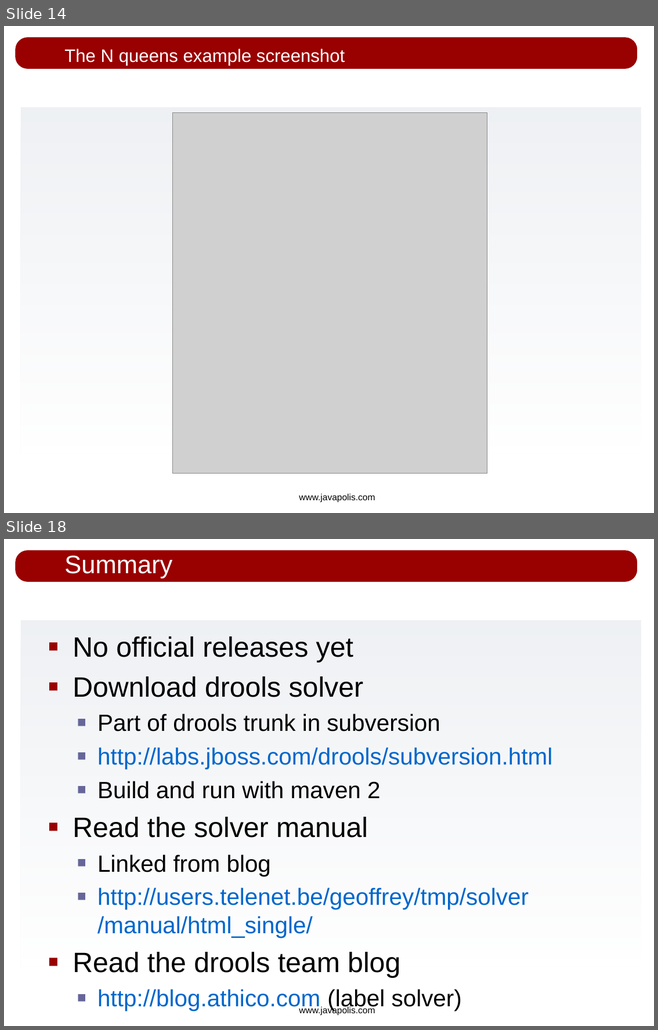
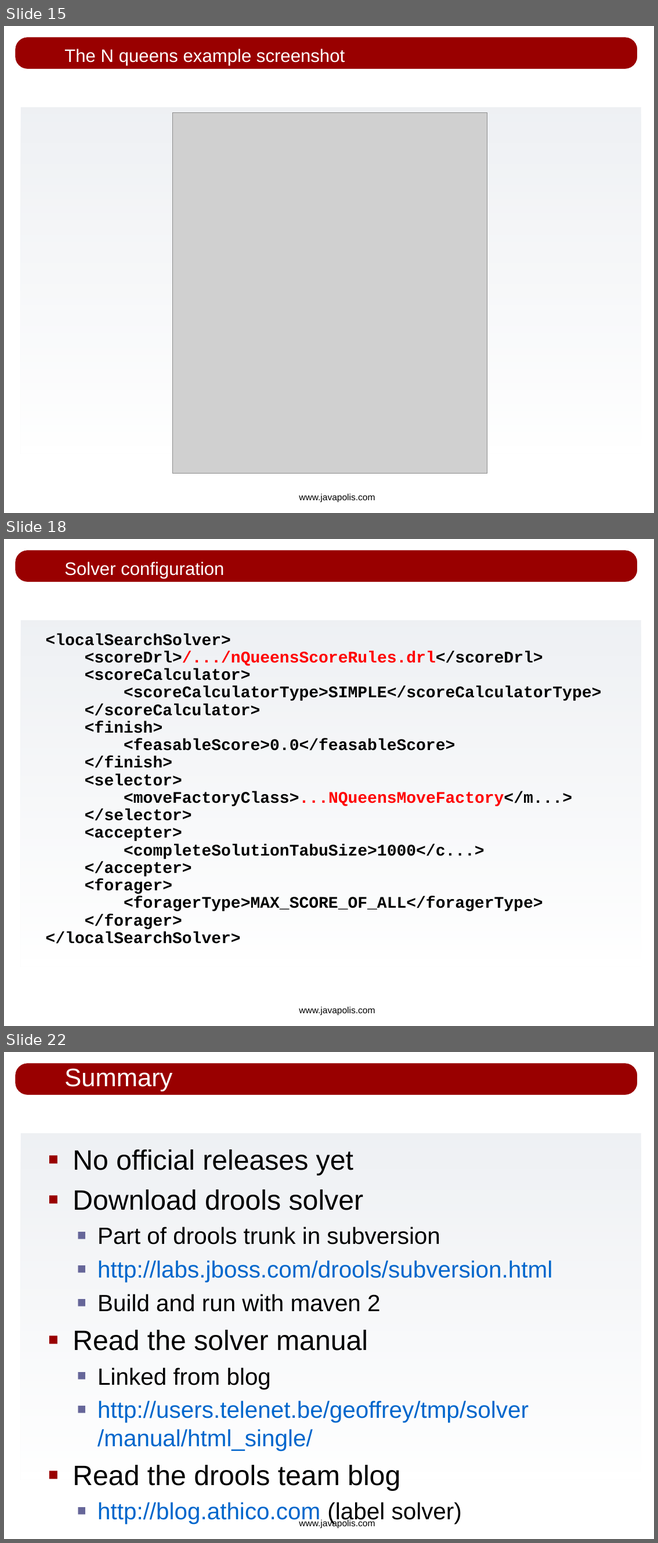
Before and after one commit to bobmcwhirter/drools, a slide deck: drools-solver/src/presentations/drools-solver_javapolis_2007.odp. Shown one above the other, each under a label of ours: slides 14 and 18 before the commit, slides 15, 18 and 22 after it; the slides between them are not shown. The pictures are 658x1030 and 658x1543 pixels, drawn with LibreOffice and Linux fonts; fonts in the diff are those of the drawing; grey boxes stand for pictures; background and template pictures are left out. Boxes give left, top, right and bottom in pixels: in the first picture for what was removed or moved away, otherwise in the second. Text is boxed around its words. In the diff, an @@ line names an element or a change of style, - is before the commit and + after.

```diff
--- a/drools-solver/src/presentations/drools-solver_javapolis_2007.odp
+++ b/drools-solver/src/presentations/drools-solver_javapolis_2007.odp
@@ slide 18 added at [4,539,654,1026], background #FFFFFF; not listed: 3 template elements that a slide beside it also shows @@
@@ title added at [64,562,224,578], 20 pt, text #FFFFFF @@
+Solver configuration
@@ text added at [46,634,601,944], 18 pt, text #000000, bold @@
+<localSearchSolver>
+<scoreDrl>/.../nQueensScoreRules.drl</scoreDrl>
+<scoreCalculator>
+<scoreCalculatorType>SIMPLE</scoreCalculatorType>
+</scoreCalculator>
+<finish>
+<feasableScore>0.0</feasableScore>
+</finish>
+<selector>
+<moveFactoryClass>...NQueensMoveFactory</m...>
+</selector>
+<accepter>
+<completeSolutionTabuSize>1000</c...>
+</accepter>
+<forager>
+<foragerType>MAX_SCORE_OF_ALL</foragerType>
+</forager>
+</localSearchSolver>
@@ what was slide 14 is now slide 15 @@
@@ what was slide 18 is now slide 22 @@
```
Also in this commit, not shown: 3 slides changed, 5 other slides added, 1 slide removed.
